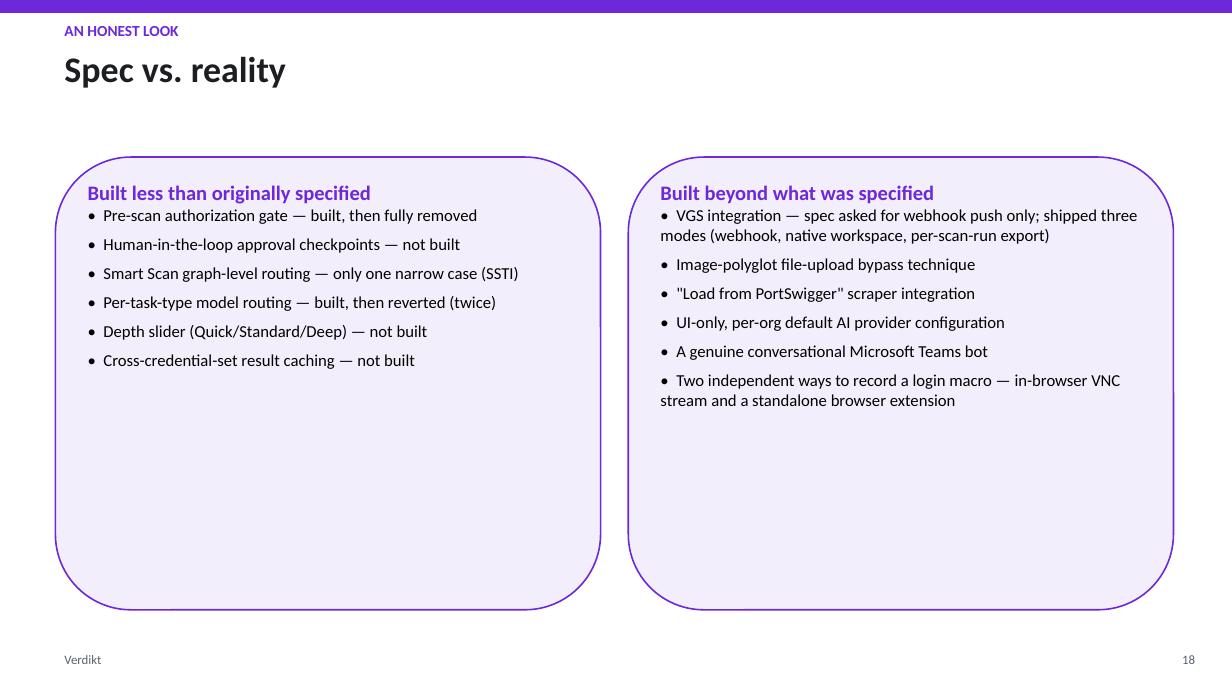
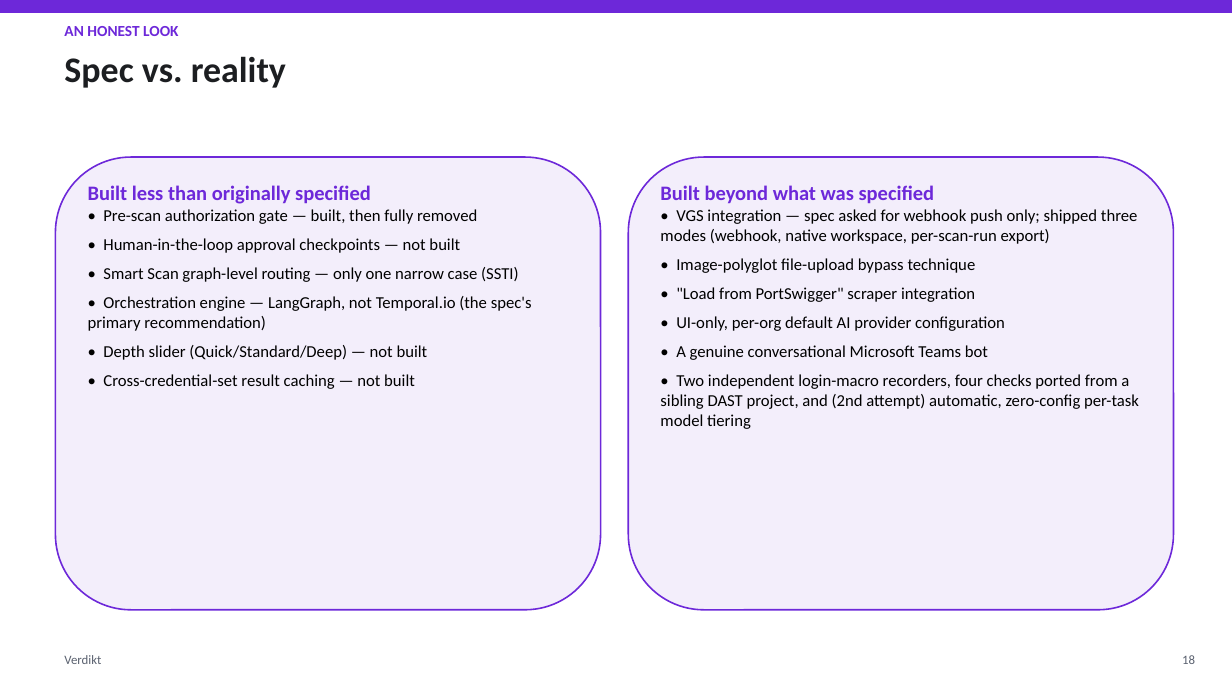
Before and after one commit to mudigondabhanu85/verdikt, a slide deck: slide 18 of docs/architecture-overview/Verdikt_Presentation.pptx. Drawn at 1232x693 pixels with LibreOffice and Linux fonts; fonts in the diff are those of the drawing. Boxes give left, top, right and bottom in pixels: in the first picture for what was removed or moved away, otherwise in the second. Text is boxed around its words. In the diff, an @@ line names an element or a change of style, - is before the commit and + after.

```diff
--- a/docs/architecture-overview/Verdikt_Presentation.pptx
+++ b/docs/architecture-overview/Verdikt_Presentation.pptx
@@ text at box(88, 296, 532, 331): text changed @@
-• Per-task-type model routing — built, then reverted (twice)
+• Orchestration engine — LangGraph, not Temporal.io (the spec's primary recommendation)
@@ text at box(660, 374, 1139, 429): text changed @@
-• Two independent ways to record a login macro — in-browser VNC stream and a standalone browser extension
+• Two independent login-macro recorders, four checks ported from a sibling DAST project, and (2nd attempt) automatic, zero-config per-task model tiering
```
Also in this commit, not shown: 11 other slides changed, 13 other files.
